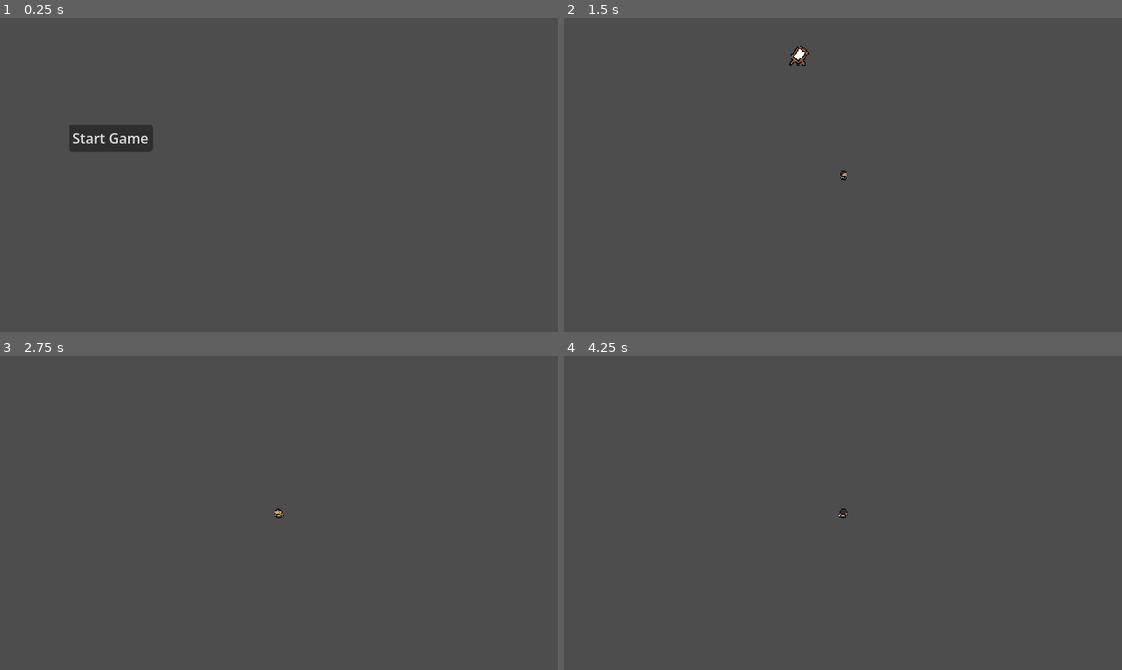
Above: before the commit, frames 1-4 (two rows, left to right).
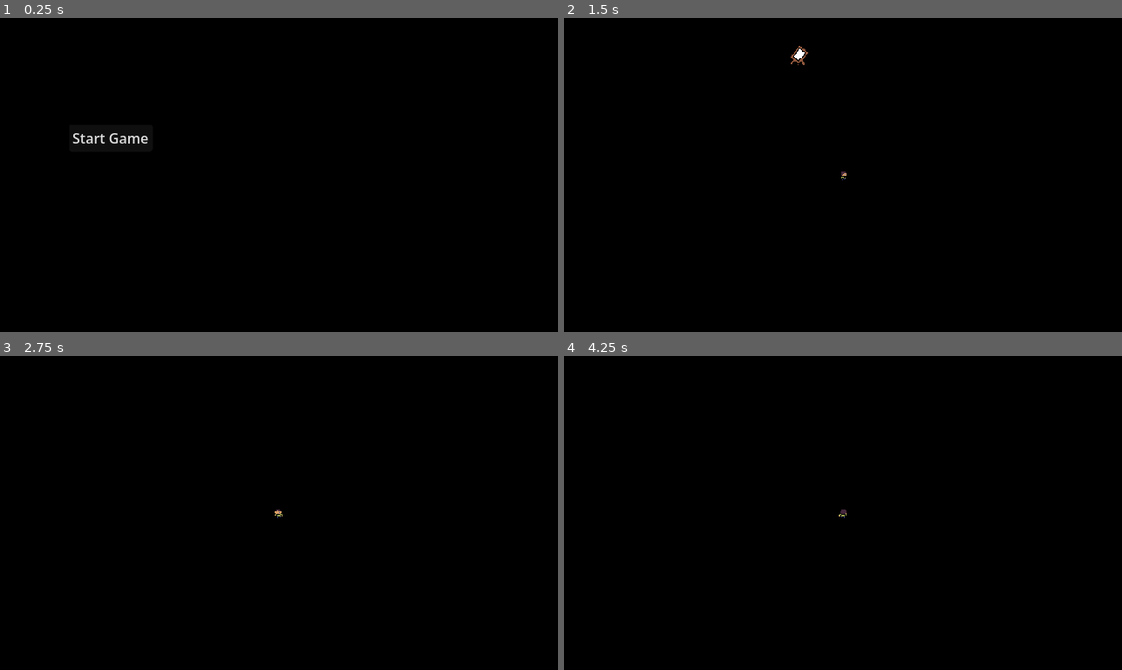
Above: after the commit, the same moments.

Repository: nathanielkaiserxyz/godot-wild-jam
Game: Godot game, scene res://scenes/level/main_menu.tscn
Two runs of this game, one before a commit and one after it. Both use one fixed random seed, a clock stepped at 60 frames per second and the inputs below.
Inputs (mouse positions are in pixels of both pictures, inside the frame that each line leads up to):
- Up to frame 1 (0.25 s): no input
- Up to frame 2 (1.5 s): click "Start Game" at 0.5 s; tap Enter at 1.25 s; move the mouse to (965, 159) at 1.27 s; hold D (ui_right) from 1.28 s (still down); tap E (interact) at 1.35 s; click (965, 159) at 1.42 s
- Up to frame 3 (2.75 s): tap Space (ui_select) at 1.52, 2.27 s; move the mouse to (167, 528) at 2.02 s; release D (ui_right) at 2.03 s; hold S (ui_down) from 2.03 s (still down); tap E (interact) at 2.1 s; click (167, 528) at 2.17 s
- Up to frame 4 (4.25 s): tap Space (ui_select) at 2.75, 3.77 s; move the mouse to (898, 443) at 2.77 s; release S (ui_down) at 2.78 s; hold D (ui_right) 2.78-3.53 s; tap E (interact) at 2.85, 3.6 s; click (898, 443) at 2.92 s; tap Enter at 3.5 s; move the mouse to (815, 575) at 3.52 s; hold W (ui_up) from 3.53 s (still down); click (815, 575) at 3.67 s

The runs differ from the first frame. In frame 1, 100% of the frame differs, in the area x 0-100%, y 0-100%; in frame 2, 100%; in frame 3, 100%; in frame 4, 100%.

Commit message:
added saving of drawing, submit allows going to next level

Diff:
--- a/project.godot
+++ b/project.godot
@@ -81,4 +81,5 @@
 rendering_device/driver.windows="d3d12"
 renderer/rendering_method="gl_compatibility"
 renderer/rendering_method.mobile="gl_compatibility"
+environment/defaults/default_clear_color=Color(0, 0, 0, 1)
 2d/snap/snap_2d_vertices_to_pixel=true
--- a/scenes/level/art_reject.tscn
+++ b/scenes/level/art_reject.tscn
@@ -4,24 +4,28 @@
 [ext_resource type="Script" uid="uid://dn4yc6oxu7n6t" path="res://scripts/easel.gd" id="2_5l45i"]
 [ext_resource type="Texture2D" uid="uid://l41f3m10bi2e" path="res://assets/world/easel.png" id="2_gclxb"]
 [ext_resource type="Script" uid="uid://bx0ku7dpnsf05" path="res://scripts/drawing_ui.gd" id="4_s522x"]
+[ext_resource type="Texture2D" uid="uid://l207jfbf1eso" path="res://assets/world/test.png" id="5_g1jfk"]
 
 [sub_resource type="RectangleShape2D" id="RectangleShape2D_gclxb"]
 size = Vector2(39, 37)
+
+[sub_resource type="RectangleShape2D" id="RectangleShape2D_gotkp"]
+size = Vector2(32, 31)
 
 [node name="ArtReject" type="Node2D" unique_id=225717566]
 
 [node name="Player" parent="." unique_id=1453906378 instance=ExtResource("1_3f7yb")]
 position = Vector2(191, 189)
 
-[node name="Area2D" type="Area2D" parent="." unique_id=1420443429]
+[node name="easel" type="Area2D" parent="." unique_id=1420443429]
 script = ExtResource("2_5l45i")
 
-[node name="CollisionShape2D" type="CollisionShape2D" parent="Area2D" unique_id=1118662099]
+[node name="CollisionShape2D" type="CollisionShape2D" parent="easel" unique_id=1118662099]
 visibility_layer = 2
 position = Vector2(188.5, 18.5)
 shape = SubResource("RectangleShape2D_gclxb")
 
-[node name="Sprite2D" type="Sprite2D" parent="Area2D" unique_id=378053745]
+[node name="Sprite2D" type="Sprite2D" parent="easel" unique_id=378053745]
 position = Vector2(190, 17)
 texture = ExtResource("2_gclxb")
 
@@ -49,7 +53,7 @@
 scale = Vector2(7.707457, 7.2177525)
 mouse_filter = 2
 
-[node name="Button" type="Button" parent="CanvasLayer/Drawing_UI" unique_id=1502694325]
+[node name="close_button" type="Button" parent="CanvasLayer/Drawing_UI" unique_id=1502694325]
 layout_mode = 0
 offset_left = 346.0
 offset_top = 291.0
@@ -57,6 +61,28 @@
 offset_bottom = 322.0
 text = "close"
 
-[connection signal="body_entered" from="Area2D" to="Area2D" method="_on_body_entered"]
-[connection signal="body_exited" from="Area2D" to="Area2D" method="_on_body_exited"]
-[connection signal="pressed" from="CanvasLayer/Drawing_UI/Button" to="CanvasLayer/Drawing_UI" method="_on_button_pressed"]
+[node name="submit_museum" type="Button" parent="CanvasLayer/Drawing_UI" unique_id=1205071072]
+layout_mode = 0
+offset_left = 346.0
+offset_top = 251.0
+offset_right = 505.0
+offset_bottom = 282.0
+text = "give to art museum"
+
+[node name="leave" type="Area2D" parent="." unique_id=110879393]
+visible = false
+position = Vector2(192, 230)
+
+[node name="CollisionShape2D" type="CollisionShape2D" parent="leave" unique_id=1539335181]
+position = Vector2(0, -0.5)
+shape = SubResource("RectangleShape2D_gotkp")
+
+[node name="Sprite2D" type="Sprite2D" parent="leave" unique_id=103259337]
+texture = ExtResource("5_g1jfk")
+
+[connection signal="body_entered" from="easel" to="easel" method="_on_body_entered"]
+[connection signal="body_exited" from="easel" to="easel" method="_on_body_exited"]
+[connection signal="pressed" from="CanvasLayer/Drawing_UI/close_button" to="CanvasLayer/Drawing_UI" method="_on_close_button_pressed"]
+[connection signal="pressed" from="CanvasLayer/Drawing_UI/submit_museum" to="CanvasLayer/Drawing_UI" method="_on_submit_museum_pressed"]
+[connection signal="area_entered" from="leave" to="easel" method="_on_leave_area_entered"]
+[connection signal="body_entered" from="leave" to="easel" method="_on_leave_body_entered"]
--- a/scripts/drawing_ui.gd
+++ b/scripts/drawing_ui.gd
@@ -1,26 +1,56 @@
 extends Control
 
+var current_line: Line2D
 var drawing: bool = false
-var current_line: Line2D
+@export var canvas_node: NodePath
 
 func _input(event):
 	if not visible:
 		return
 
+	var mouse_pos = get_local_mouse_position()
+	var is_inside = $ColorRect.get_rect().has_point(mouse_pos)
+
 	if event is InputEventMouseButton and event.button_index == MOUSE_BUTTON_LEFT:
-		if event.pressed:
+		if event.pressed and is_inside:
 			drawing = true
 			current_line = Line2D.new()
 			current_line.default_color = Color.GOLD
 			current_line.width = 5.0
 			add_child(current_line)
-			current_line.add_point(get_local_mouse_position())
 		else:
 			drawing = false
 
-	if event is InputEventMouseMotion and drawing:
-		current_line.add_point(get_local_mouse_position())
+	if event is InputEventMouseMotion and drawing and is_inside:
+		current_line.add_point(mouse_pos)
 
-func _on_button_pressed() -> void:
+func _on_close_button_pressed() -> void:
 	self.visible = false
 	get_tree().paused = false
+
+func _on_submit_museum_pressed() -> void:
+	var viewport = SubViewport.new()
+	viewport.size = Vector2i(64, 64)
+	viewport.render_target_update_mode = SubViewport.UPDATE_ONCE
+	add_child(viewport)
+
+	for child in get_children():
+		if child is Line2D:
+			var copy = child.duplicate()
+			var rect = $ColorRect.get_rect()
+			for i in copy.get_point_count():
+				var p = copy.get_point_position(i)
+				copy.set_point_position(i, (p - rect.position) / rect.size * Vector2(64, 64))
+			viewport.add_child(copy)
+
+	await RenderingServer.frame_post_draw
+	var img = viewport.get_texture().get_image()
+	img.resize(64, 64, Image.INTERPOLATE_BILINEAR)
+	Gamemanager.player_drawing_one = ImageTexture.create_from_image(img)
+
+	self.visible = false
+	get_tree().paused = false
+	viewport.queue_free()
+	get_node("../../leave").visible = true
+
+	# newspaper animation
--- a/scripts/easel.gd
+++ b/scripts/easel.gd
@@ -19,3 +19,7 @@
 	var ui = get_node("../CanvasLayer/Drawing_UI")
 	ui.visible = true
 	get_tree().paused = true
+
+func _on_leave_body_entered(_body: Node2D) -> void:
+	print("there")
+	Gamemanager.load_level(1)
--- a/scripts/gamemanager.gd
+++ b/scripts/gamemanager.gd
@@ -1,4 +1,6 @@
 extends Node
+
+var player_drawing_one: ImageTexture
 
 var levels = [
 	"res://scenes/level/art_reject.tscn",
@@ -8,6 +10,4 @@
 
 func load_level(index: int):
 	if index < levels.size():
-		get_tree().change_scene_to_file(levels[index])
-	else:
-		print("You beat the game!")
+		get_tree().call_deferred("change_scene_to_file", levels[index])
--- a/scripts/player.gd
+++ b/scripts/player.gd
@@ -8,7 +8,7 @@
 var dash_direction: Vector2 = Vector2.ZERO
 @onready var player = $AnimatedSprite2D
 
-func _physics_process(delta):
+func _physics_process(_delta):
 	if is_dashing:
 		velocity = dash_direction * dash_speed
 	else:
Binary file added: assets/world/test.png
Not shown, added: assets/world/test.png.import
